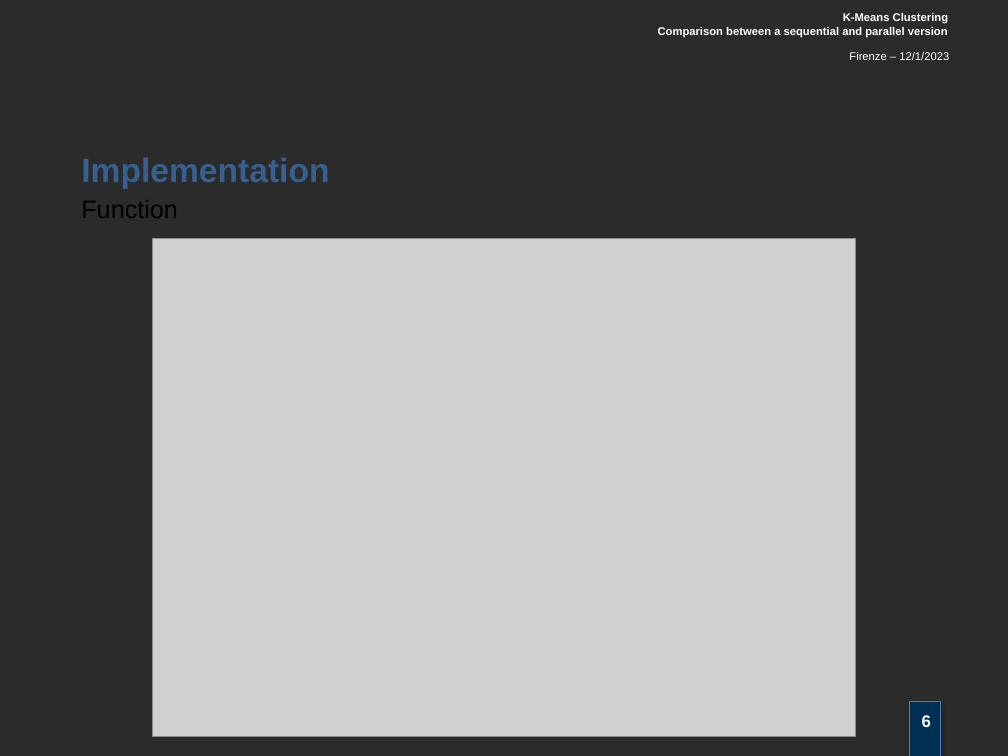
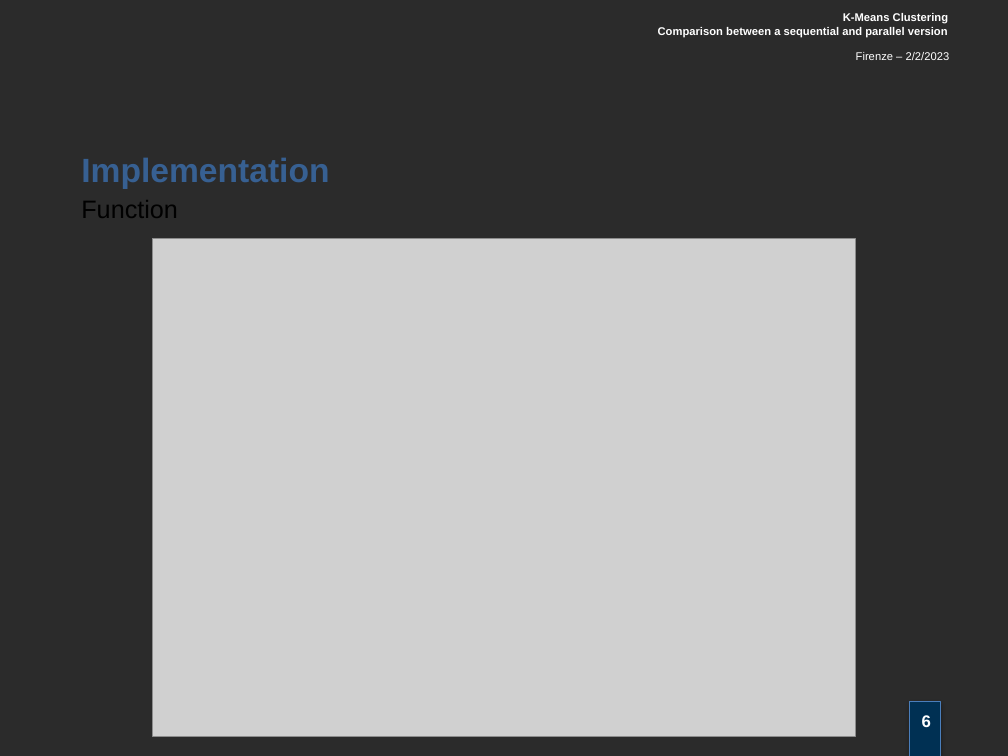
Before and after one commit to BeatricePaoli/KMeansClustering, a slide deck: slide 6 of presentation/KMeansClustering.pptx. Drawn at 1008x756 pixels with LibreOffice and Linux fonts; fonts in the diff are those of the drawing; grey boxes stand for pictures; background and template pictures are left out; a plain dark background stands for a picture behind light text. Boxes give left, top, right and bottom in pixels: in the first picture for what was removed or moved away, otherwise in the second. Text is boxed around its words. In the diff, an @@ line names an element or a change of style, - is before the commit and + after.

```diff
--- a/presentation/KMeansClustering.pptx
+++ b/presentation/KMeansClustering.pptx
@@ text at [856,52,950,60]: text changed @@
-Firenze – 12/1/2023
+Firenze – 2/2/2023
```
Also in this commit, not shown: 13 other slides changed, 1 other file.
